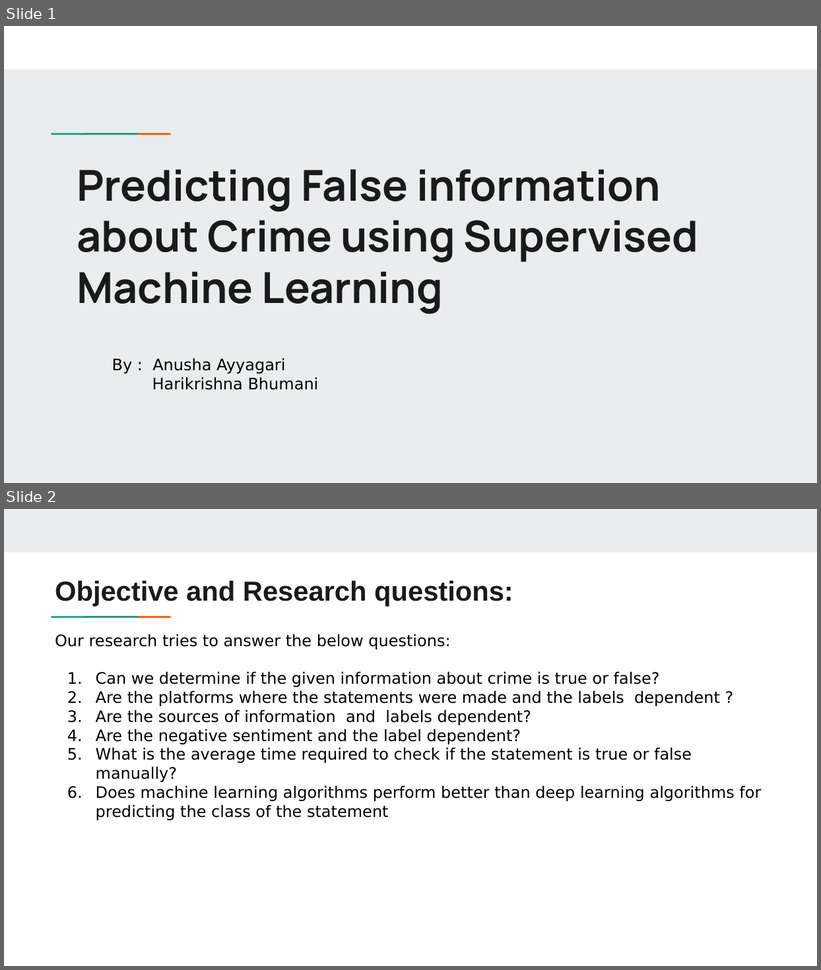
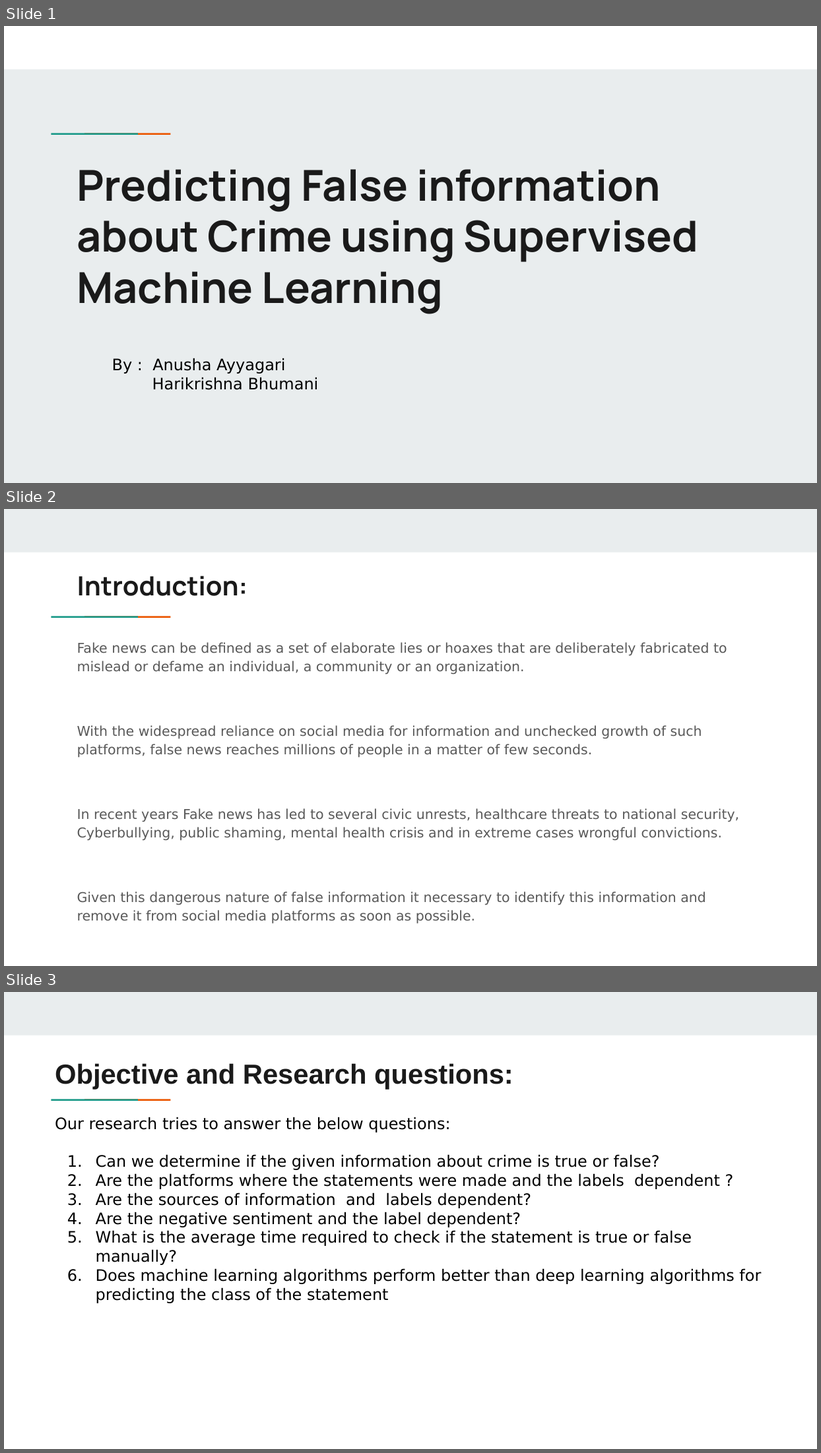
Before and after one commit to haribhumani/capstone_project, a slide deck: Predicting False information about Crime using Supervised Machine Learning _ppt.pptx. Shown one above the other, each under a label of ours: slides 1 and 2 before the commit, slides 1, 2 and 3 after it. The pictures are 821x970 and 821x1453 pixels, drawn with LibreOffice and Linux fonts; fonts in the diff are those of the drawing. Boxes give left, top, right and bottom in pixels: in the first picture for what was removed or moved away, otherwise in the second. Text is boxed around its words. In the diff, an @@ line names an element or a change of style, - is before the commit and + after.

```diff
--- a/Predicting False information about Crime using Supervised Machine Learning _ppt.pptx
+++ b/Predicting False information about Crime using Supervised Machine Learning _ppt.pptx
@@ slide 2 added at (4,509,817,966), background #FFFFFF; not listed: 3 template elements that a slide beside it also shows @@
@@ title added at (77,576,248,596), 23.4 pt, text #1A1A1A, bold @@
+Introduction:
@@ text added at (77,642,739,924), 12 pt, text #595959 @@
+Fake news can be defined as a set of elaborate lies or hoaxes that are deliberately fabricated to mislead or defame an individual, a community or an organization.
+With the widespread reliance on social media for information and unchecked growth of such platforms, false news reaches millions of people in a matter of few seconds.
+In recent years Fake news has led to several civic unrests, healthcare threats to national security, Cyberbullying, public shaming, mental health crisis and in extreme cases wrongful convictions.
+Given this dangerous nature of false information it necessary to identify this information and remove it from social media platforms as soon as possible.
@@ what was slide 2 is now slide 3 @@
```
Also in this commit, not shown: 4 slides changed, 1 other slide added.
